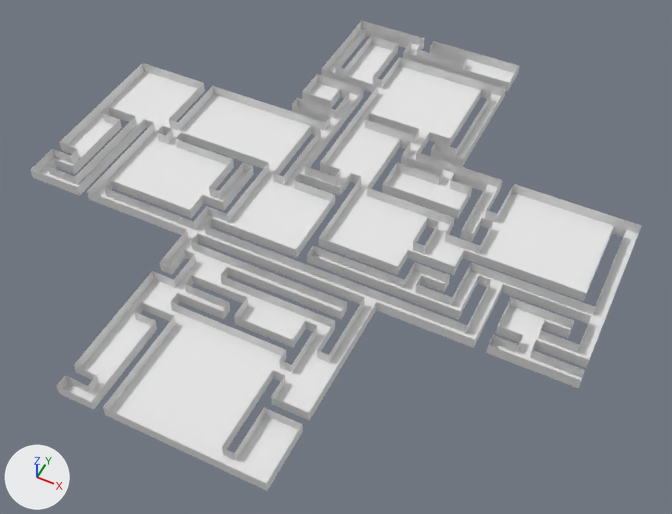
Before and after pictures for a commit that changed the glTF model asset/crocotile3d/map3/map3.gltf.
One viewpoint serves both versions: a 50 mm lens placed at (137.0, -297.5, 224.6), pointed at (43.3, -110.0, -9.8). The axes (+X, +Y, +Z) are drawn at lower left. The lights are the same throughout. Vertices at the same position are counted once.
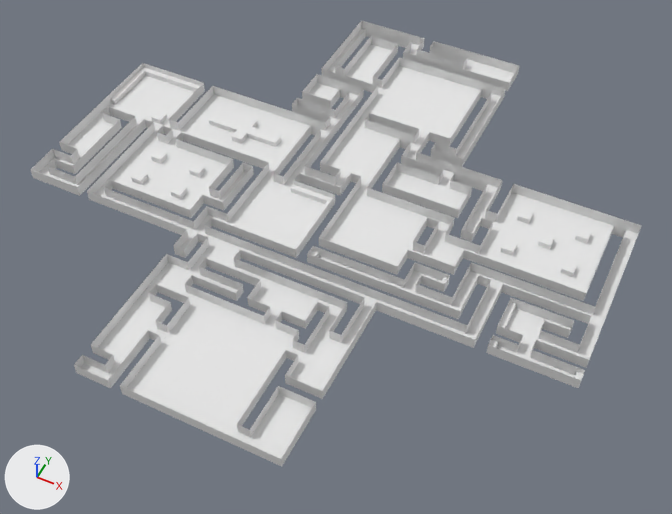
What the commit changed:
me_mesh_0 is used by ob_mesh_0; location (0.0, 0.0, 0.0).
me_mesh_0 had 2613 vertices, 3966 faces and spanned x -64.0..132.0, y -200.0..0.0, z 0.0..4.0.
me_mesh_0 now has 2765 vertices, 4162 faces and spans x -64.0..132.0, y -192.0..0.0, z 0.0..4.0.
me_mesh_0 part 1: 3 vertices moved from x 16.0..68.0, y -196.0, z 0.0..4.0 to x 20.0..64.0, y -192.0, z 4.0; 165 vertices removed from x 0.0..68.0, y -200.0..-132.0, z 0.0..4.0; 311 vertices added at x -64.0..118.0, y -192.0..-64.0, z 0.0..4.0.
me_mesh_0 part 2: 6 vertices added at x 130.0..132.0, y -132.0..-128.0, z 0.0..2.0.

What differs and where, as boxes (x1, y1, x2, y2) in the pictures (672 x 514 px; the box of a moved part takes in the faces that stretch with it):
'Mesh_0', reshaped: before (30, 21, 642, 491); after (30, 21, 642, 466)
part 1 of me_mesh_0, moved or reshaped: before (57, 238, 341, 491); after (82, 67, 591, 466)
part 2 of me_mesh_0, added: after (575, 372, 584, 380)
